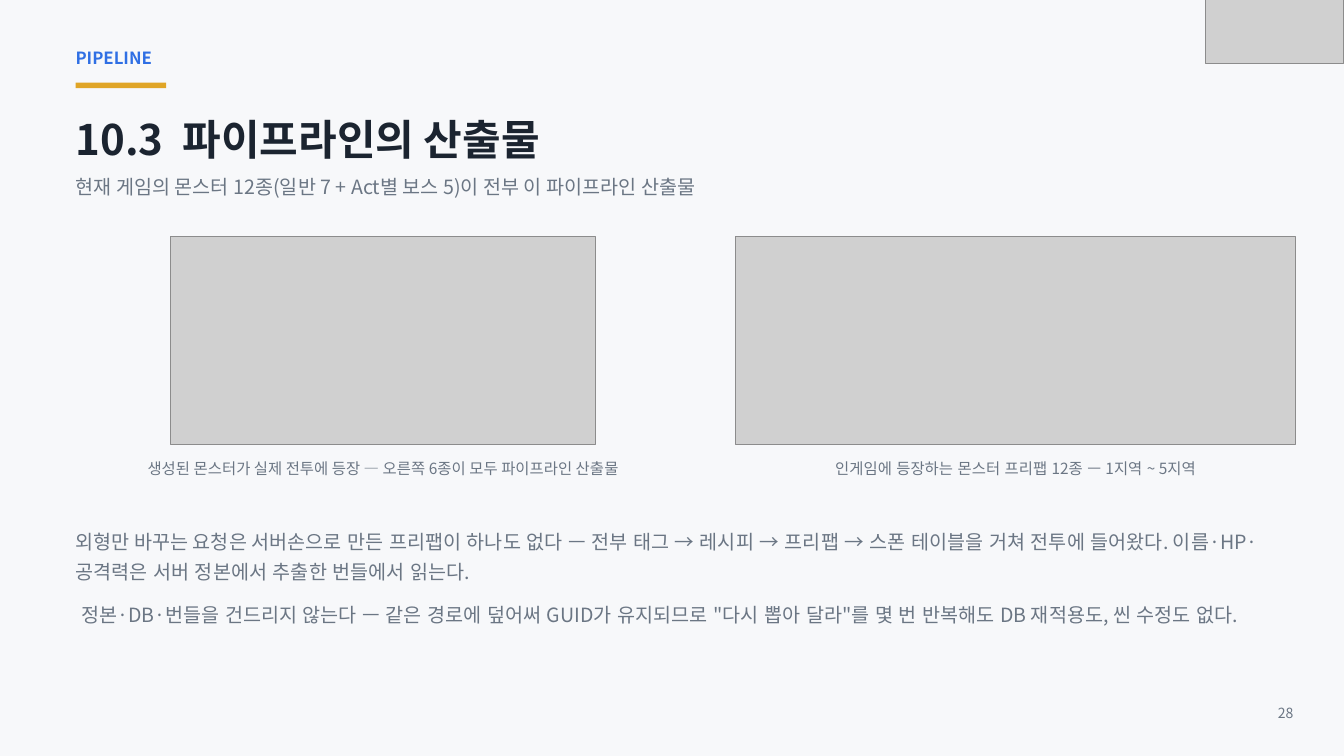
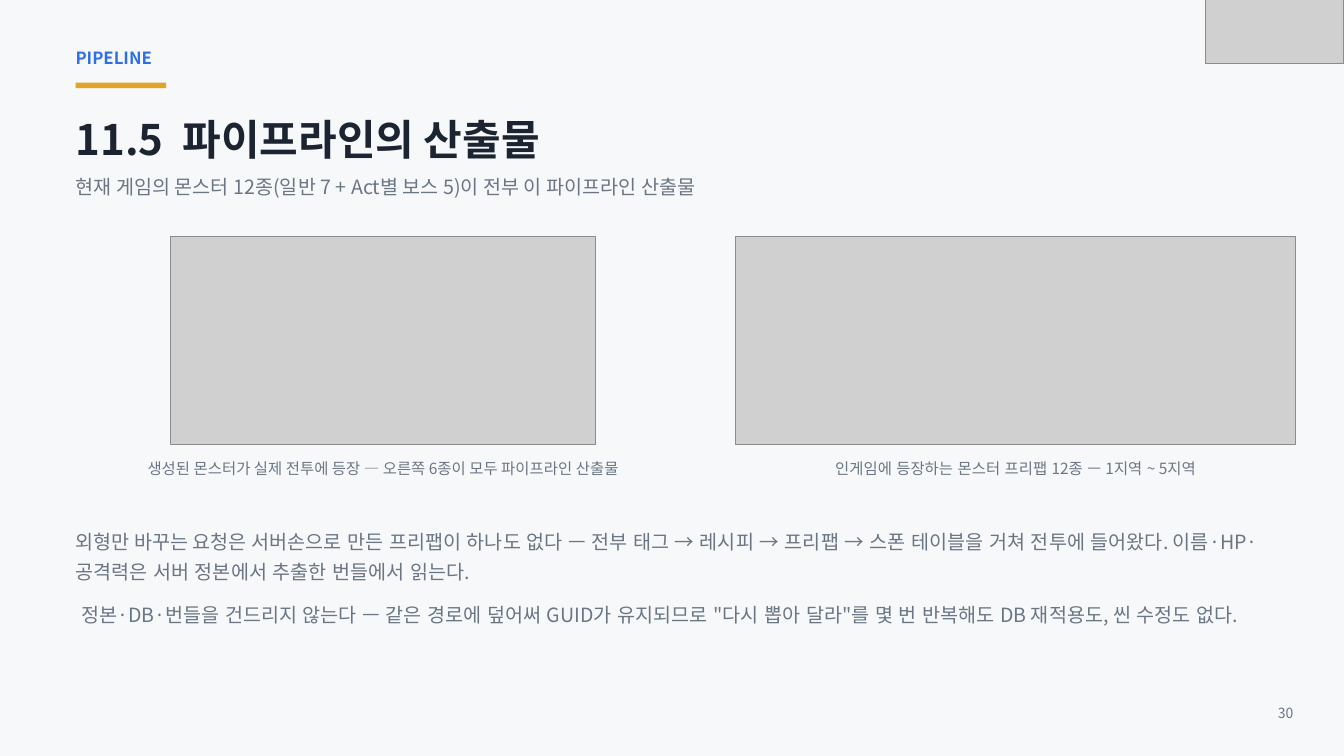
Before and after one commit to ks-wook/com2us-taskbar-hero, a slide deck: slide 30 of docs/com2us-taskbar-hero-발표자료.pptx (slide 27 before the commit). Drawn at 1344x756 pixels with LibreOffice and Linux fonts; fonts in the diff are those of the drawing; grey boxes stand for pictures. Boxes give left, top, right and bottom in pixels: in the first picture for what was removed or moved away, otherwise in the second. Text is boxed around its words. In the diff, an @@ line names an element or a change of style, - is before the commit and + after.

```diff
--- a/docs/com2us-taskbar-hero-발표자료.pptx
+++ b/docs/com2us-taskbar-hero-발표자료.pptx
@@ text at [76, 119, 540, 159]: text changed @@
-10.3 파이프라인의 산출물
+11.5 파이프라인의 산출물
@@ text at [1278, 707, 1294, 718]: text changed @@
-28
+30
```
Also in this commit, not shown: 9 other slides changed, 7 slides added.
